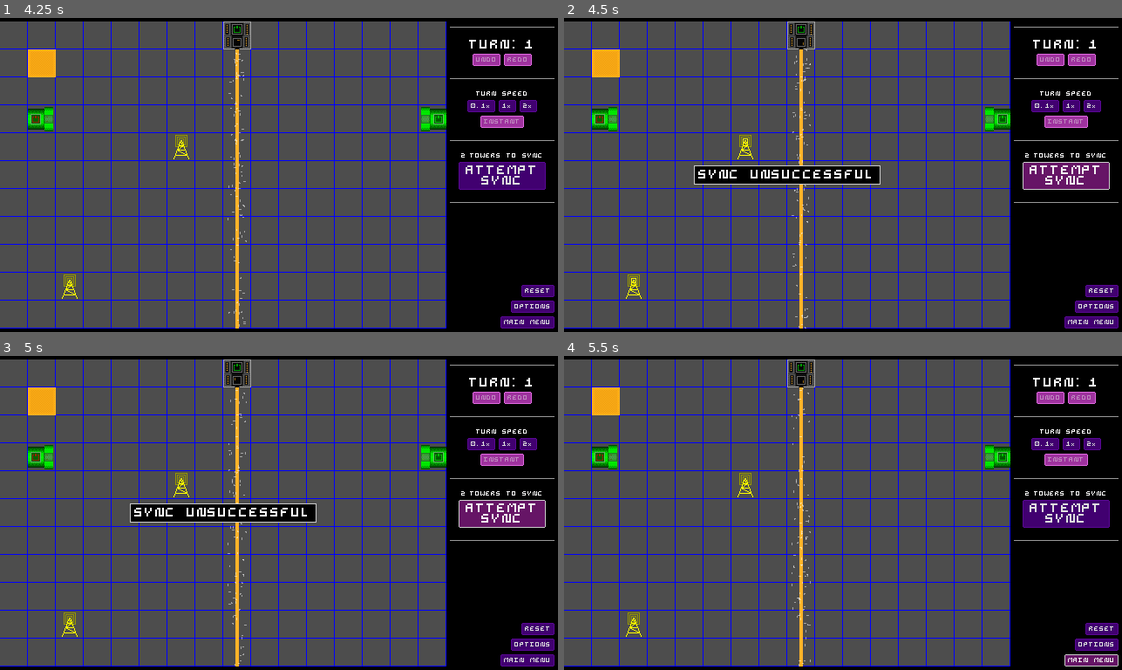
Above: before the commit, frames 1-4 (two rows, left to right).
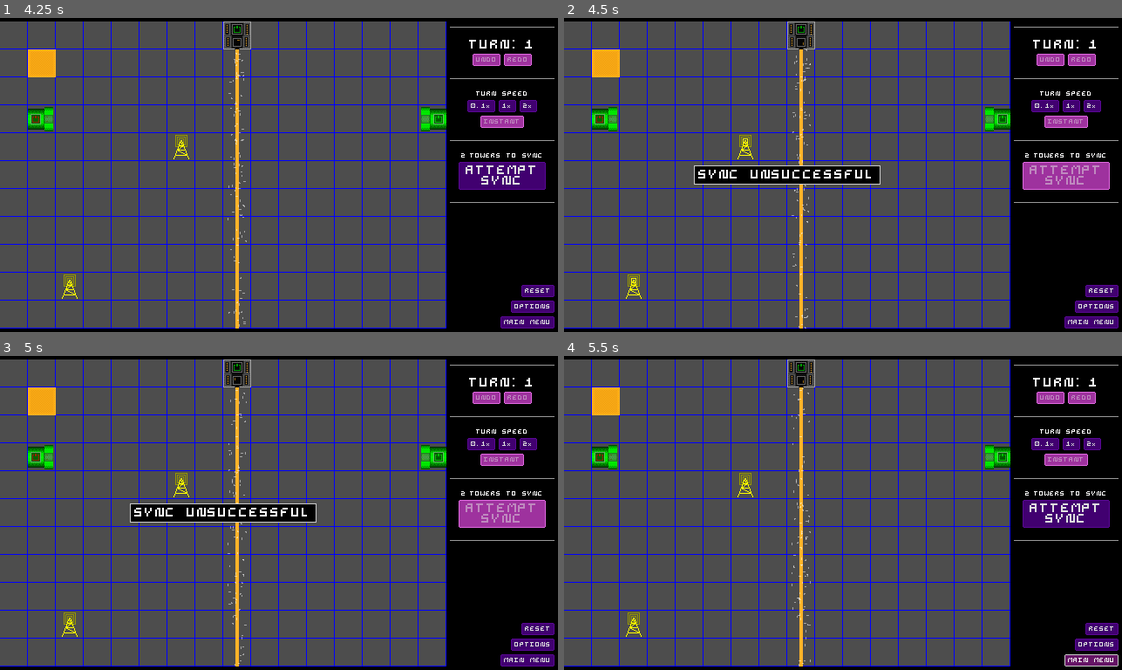
Above: after the commit, the same moments.

Repository: ehj37/Godot-Wild-Jam-98
Game: Godot game, scene res://scratch_levels/03.tscn
Same seed, same stepped clock (60 frames per second), same inputs: the game is played once before the commit and once after it. This scene is started directly instead of the project's main scene.
Inputs (mouse positions are in pixels of both pictures, inside the frame that each line leads up to):
- Up to frame 1 (4.25 s): click (33, 118) at 0.52 s; click "0.1x" at 1.25 s; click "1x" at 2 s; click "2x" at 2.75 s; click "INSTANT" at 3.5 s
- Up to frame 2 (4.5 s): click "ATTEMPT SYNC" at 4.25 s
- Up to frame 3 (5 s): no input
- Up to frame 4 (5.5 s): click "MAIN MENU" at 5 s

Frame 1 is identical in both runs. In frame 2, 1.4% of the frame differs, in the area x 82-98%, y 45-55%; in frame 3, 1.4%; in frame 4, nothing differs.

Commit message:
Address sync spam bugs

Diff:
--- a/ui_layer/ui_layer.gd
+++ b/ui_layer/ui_layer.gd
@@ -20,6 +20,9 @@
 )
 @onready var _redo_button: Button = get_node(
 	"Control/HBoxContainer/RightPanel/VBoxContainer/TurnContainer/VBoxContainer2/HBoxContainer/RedoButton"
+)
+@onready var _sync_button: Button = get_node(
+	"Control/HBoxContainer/RightPanel/VBoxContainer/SyncContainer/SyncButton"
 )
 @onready var _radio_sync_status_popup: CenterContainer = get_node(
 	"Control/HBoxContainer/LeftSectionContainer/RadioSyncStatusPopup"
@@ -94,22 +97,23 @@
 
 func _on_sync_successful() -> void:
 	_radio_sync_status_popup.visible = true
+	_radio_sync_status_popup.modulate.a = 1.0
 	_sync_successful_label.visible = true
 	_sync_unsuccessful_label.visible = false
+	_sync_button.disabled = true
+	_undo_button.disabled = true
+	_redo_button.disabled = true
 
 
 func _on_sync_unsuccessful() -> void:
+	_radio_sync_status_popup.visible = true
 	_radio_sync_status_popup.modulate.a = 1.0
-	_radio_sync_status_popup.visible = true
 	_sync_successful_label.visible = false
 	_sync_unsuccessful_label.visible = true
-	# TODO: Prevent additional sync attempts while this popup is shown.
+	_sync_button.disabled = true
 	await get_tree().create_timer(1.0).timeout
 
-	# TODO: Spam clicking makes this a problem.
-	var fade_tween: Tween = get_tree().create_tween()
-	fade_tween.tween_property(_radio_sync_status_popup, "modulate:a", 0.0, 1.5)
-
+	_sync_button.disabled = false
 	_radio_sync_status_popup.visible = false
 
 
